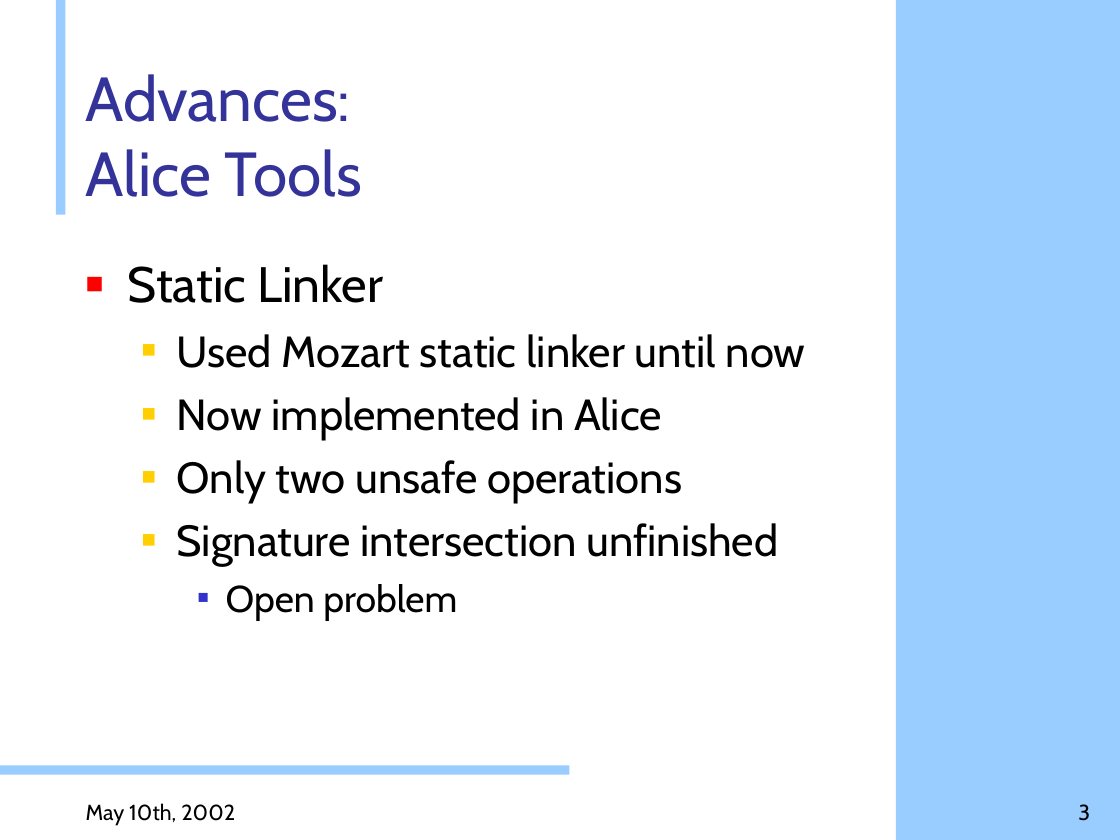
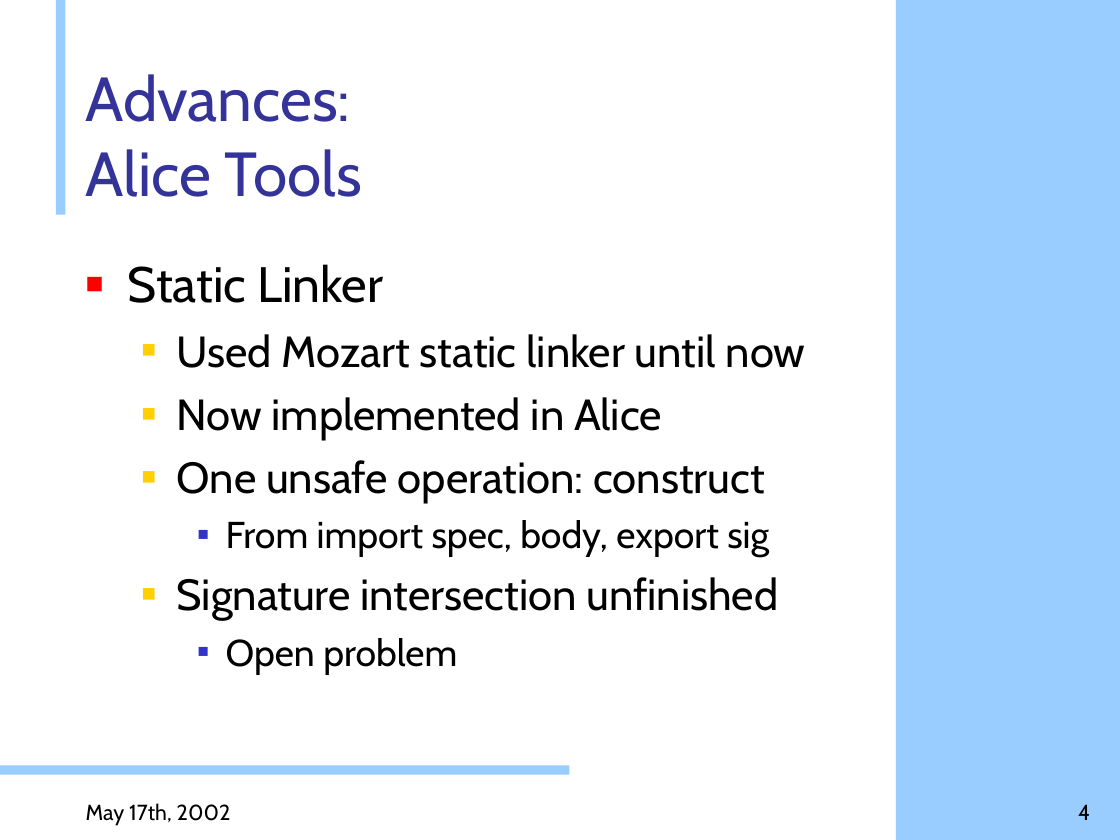
Before and after one commit to doublec/aliceml-abandoned, a slide deck: slide 4 of doc/presentations/progress20020510 Leif.ppt (slide 3 before the commit). Drawn at 1120x840 pixels with LibreOffice and Linux fonts; fonts in the diff are those of the drawing; background and template pictures are left out. Boxes give left, top, right and bottom in pixels: in the first picture for what was removed or moved away, otherwise in the second. Text is boxed around its words. In the diff, an @@ line names an element or a change of style, - is before the commit and + after.

```diff
--- a/doc/presentations/progress20020510 Leif.ppt
+++ b/doc/presentations/progress20020510 Leif.ppt
@@ text at <box>177,460,769,557</box>: text changed; size 28 to 24 pt @@
-  ■ Only two unsafe operations
+  ■ One unsafe operation: construct
+    ■ From import spec, body, export sig
@@ text at <box>86,803,231,825</box>: text changed @@
-May 10th, 2002
+May 17th, 2002
@@ page number at <box>1078,804,1090,820</box>: text changed @@
-3
+4
```
Also in this commit, not shown: 9 other slides changed, 1 slide added.
